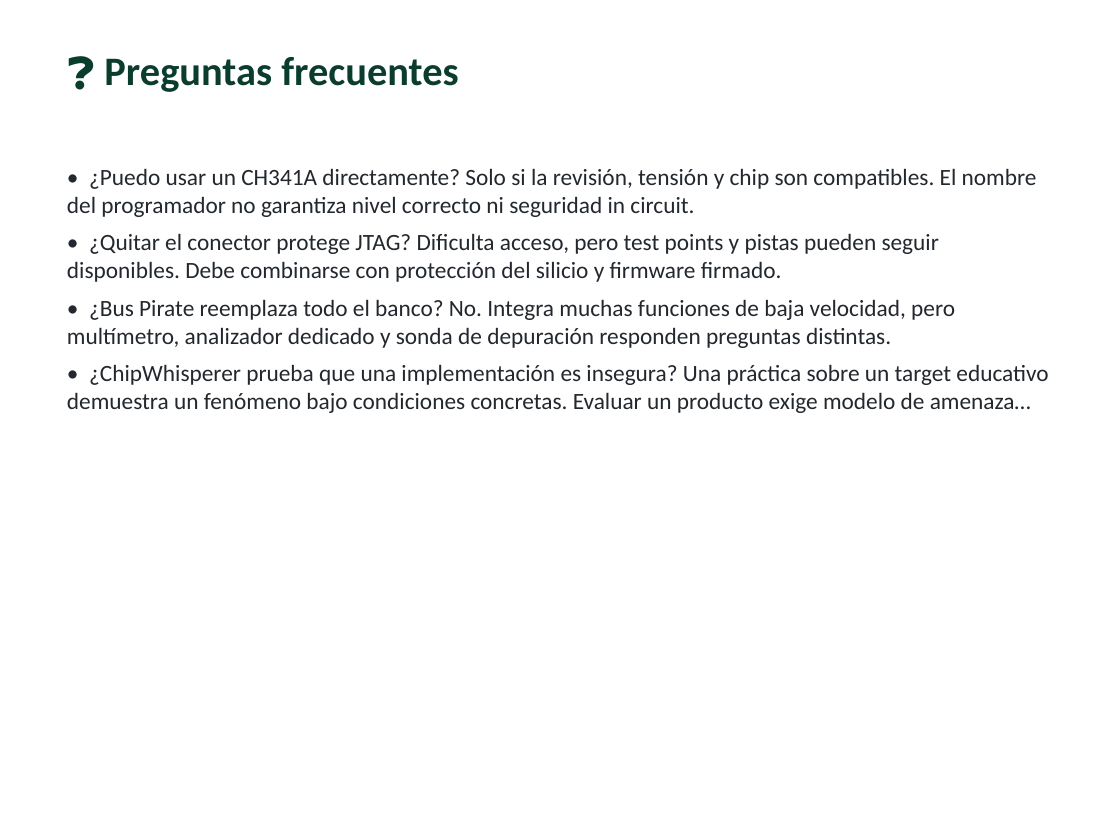
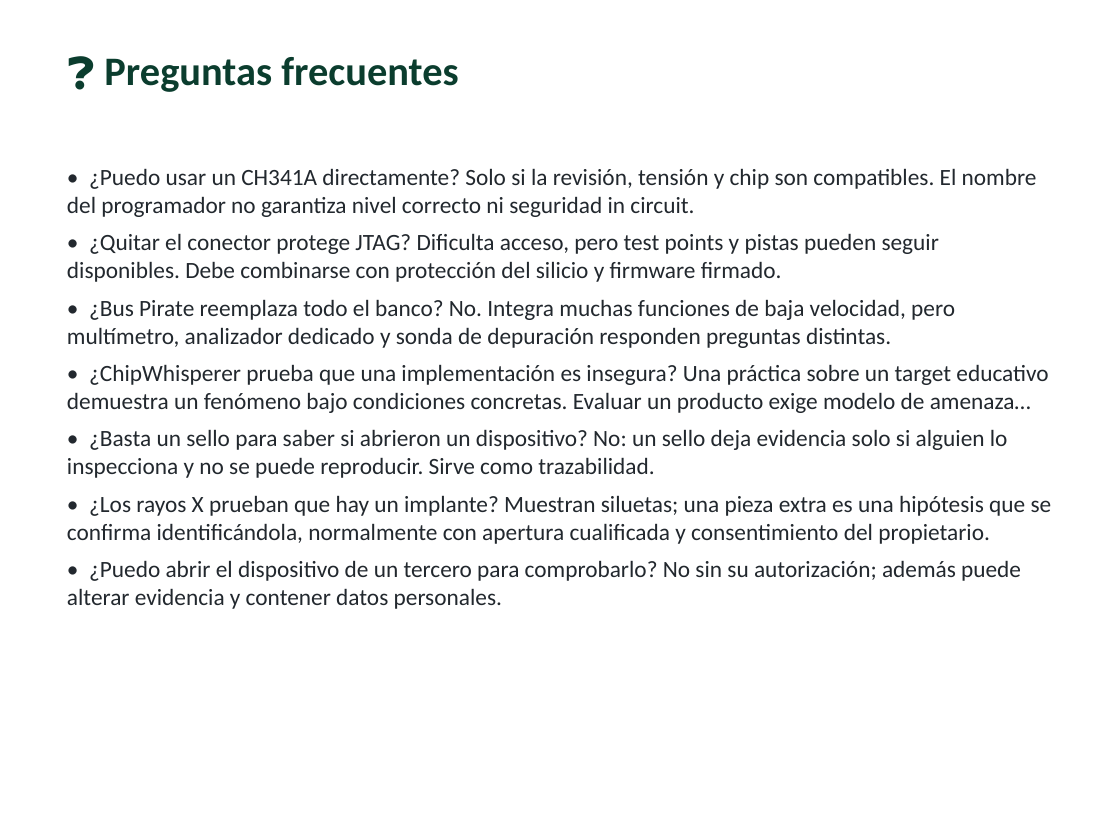
Before and after one commit to vladimiracunadev-create/modern-cybersecurity-program, a slide deck: slide 14 of classes/parte-13-seguridad-movil-iot-e-inalambrica/268-analisis-de-hardware-uart-jtag-y-spi/clase-268-presentacion.pptx. Drawn at 1120x840 pixels with LibreOffice and Linux fonts; fonts in the diff are those of the drawing. Boxes give left, top, right and bottom in pixels: in the first picture for what was removed or moved away, otherwise in the second. Text is boxed around its words. In the diff, an @@ line names an element or a change of style, - is before the commit and + after.

```diff
--- a/classes/parte-13-seguridad-movil-iot-e-inalambrica/268-analisis-de-hardware-uart-jtag-y-spi/clase-268-presentacion.pptx
+++ b/classes/parte-13-seguridad-movil-iot-e-inalambrica/268-analisis-de-hardware-uart-jtag-y-spi/clase-268-presentacion.pptx
@@ text at (67,429,1052,609): paragraphs added @@
+• ¿Basta un sello para saber si abrieron un dispositivo? No: un sello deja evidencia solo si alguien lo inspecciona y no se puede reproducir. Sirve como trazabilidad.
+• ¿Los rayos X prueban que hay un implante? Muestran siluetas; una pieza extra es una hipótesis que se confirma identificándola, normalmente con apertura cualificada y consentimiento del propietario.
+• ¿Puedo abrir el dispositivo de un tercero para comprobarlo? No sin su autorización; además puede alterar evidencia y contener datos personales.
```
Also in this commit, not shown: 2 other slides changed, 53 other files.
